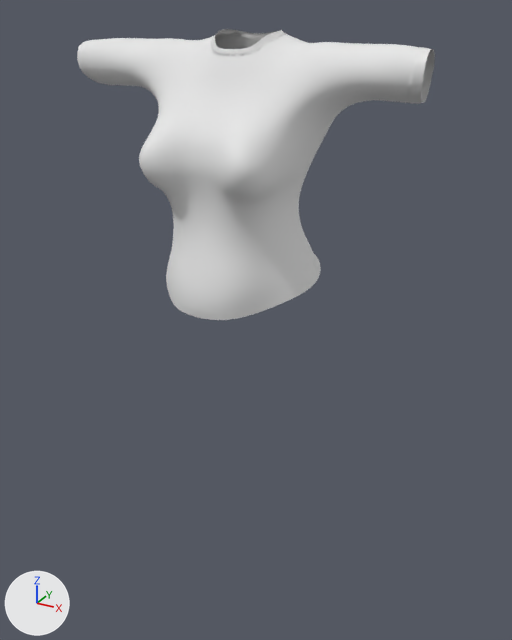
The FBX model Assets/Models/Humans/Nora/SeparatedOutfits/CleanBandit.fbx as it was, and as the next commit left it.
Rendered twice from a camera (50 mm lens) standing at (1.88, -3.18, 3.84) and looking at (0.04, 0.16, 2.17). Lighting does not change. The marker at lower left points along +X, +Y and +Z. The first picture is the older version.

The first picture shows 'Nora.cleanBanditTeeSeparated'.
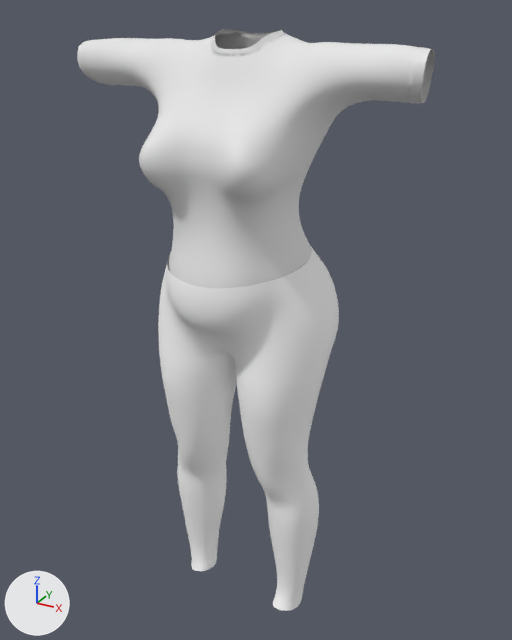
Changed parts and their boxes (x1, y1, x2, y2) in the pictures (512 x 640 px):
'Nora.cleanBanditJeansSeparated', added
    after: (158, 245, 339, 611)
part 1 of me_nora_t_shirt_basic_tuckedmesh, deleted
    before: (166, 254, 321, 320)

The change in detail:
Material 'Nora.casualJeansTwo' (mat_nora_casualjeanstwo) is new.
Its base color is (1.0, 1.0, 1.0) (white #ffffff).
Its roughness is 0.7.
me_nora_t_shirt_basic_tuckedmesh is used by ob_nora_cleanbanditteeseparated; location (0.0, 0.0, 0.0).
me_nora_t_shirt_basic_tuckedmesh had 4682 vertices, 4608 faces and spanned x -0.97..0.97, y -0.42..0.41, z 2.38..3.75.
me_nora_t_shirt_basic_tuckedmesh now has 4460 vertices, 4386 faces and spans x -0.97..0.97, y -0.42..0.36, z 2.47..3.75.
Part 1, on me_nora_t_shirt_basic_tuckedmesh:
222 vertices are removed from x -0.45..0.45, y -0.39..0.41, z 2.38..2.61.
222 faces are deleted.
Mesh me_nora_nora_casualjeansmesh_001 is new.
It has 4475 vertices, 4400 faces and spans x -0.54..0.54, y -0.4..0.53, z 0.23..2.69.
It uses material mat_nora_casualjeanstwo (white #ffffff).
Object 'Nora.cleanBanditJeansSeparated' (ob_nora_cleanbanditjeansseparated) is new; it shows me_nora_nora_casualjeansmesh_001.
Its location is (0.0, 0.0, 0.0).
